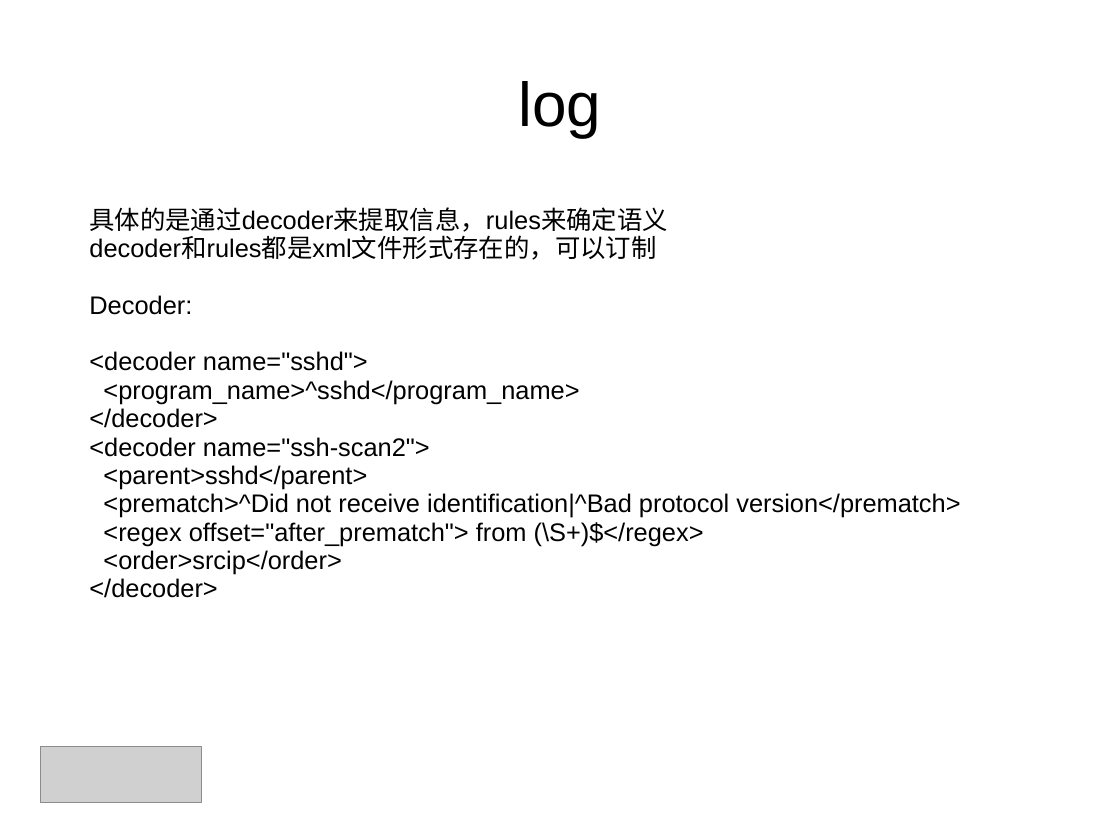
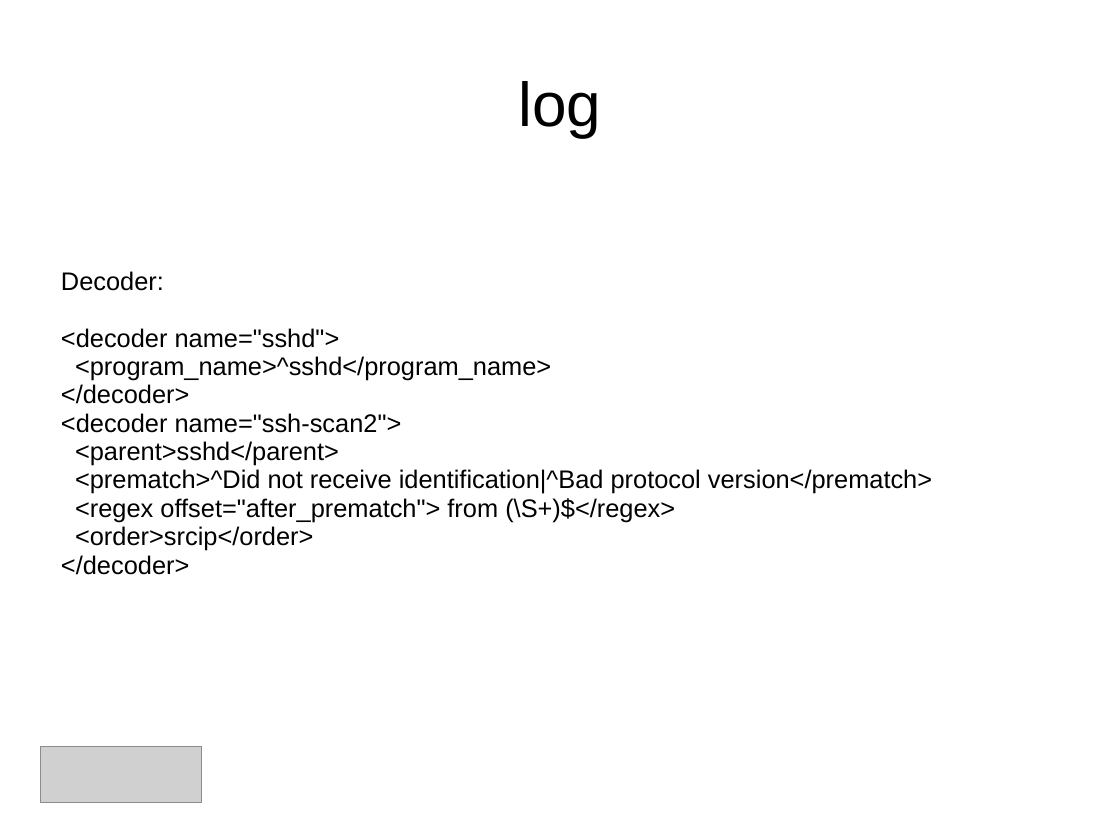
Before and after one commit to shjwudp/ossec, a slide deck: slide 6 of readme.ppt (slide 5 before the commit). Drawn at 1120x840 pixels with LibreOffice and Linux fonts; fonts in the diff are those of the drawing; grey boxes stand for pictures; background and template pictures are left out. Boxes give left, top, right and bottom in pixels: in the first picture for what was removed or moved away, otherwise in the second. Text is boxed around its words. In the diff, an @@ line names an element or a change of style, - is before the commit and + after.

```diff
--- a/readme.ppt
+++ b/readme.ppt
@@ subtitle "Decoder:" moved from (x1=89, y1=207, x2=960, y2=598) to (x1=61, y1=271, x2=932, y2=575) @@
@@ subtitle at (x1=89, y1=207, x2=668, y2=260): paragraphs removed @@
-具体的是通过decoder来提取信息，rules来确定语义
-decoder和rules都是xml文件形式存在的，可以订制
```
Also in this commit, not shown: 1 other slide changed, 11 slides added, 7 slides removed, 2 other files.
